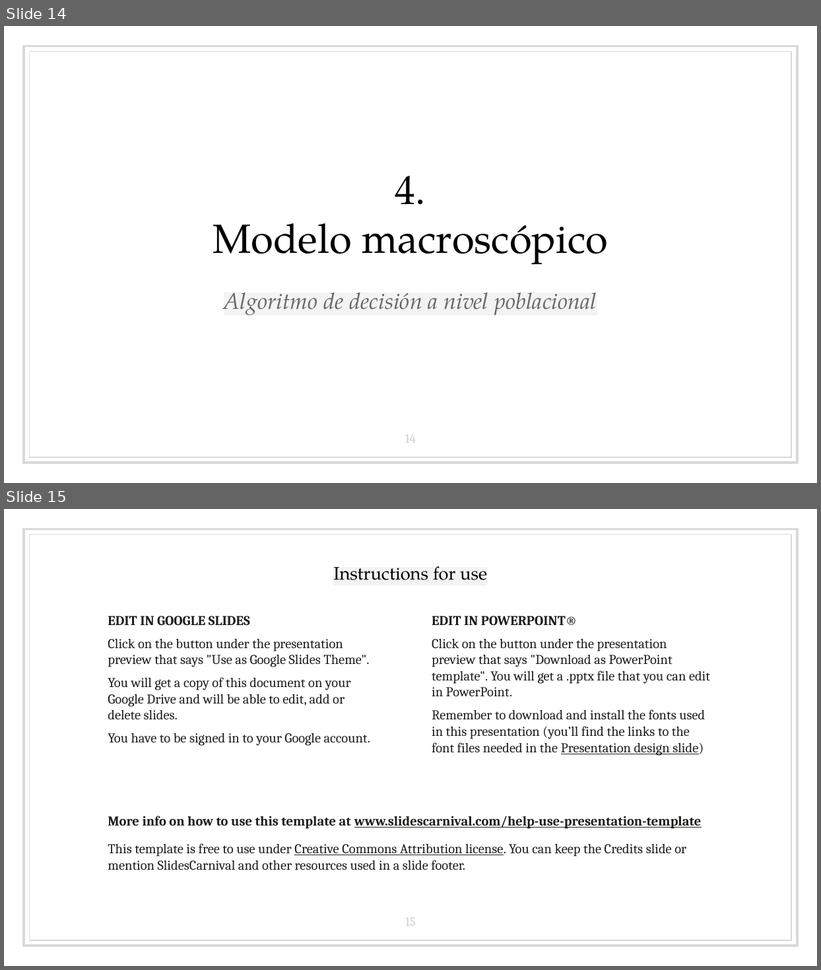
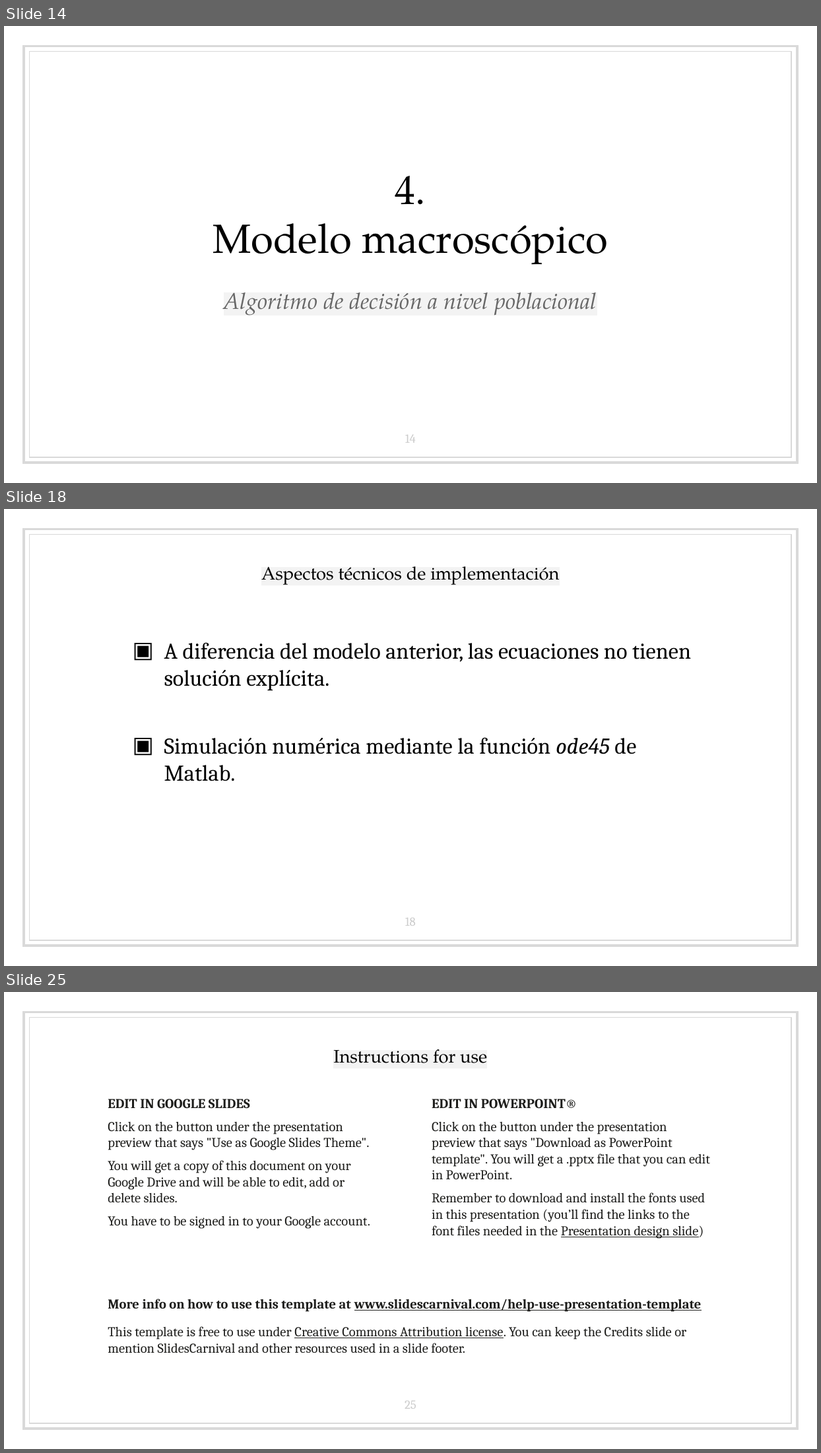
Before and after one commit to bserranoanton/TFG-mates, a slide deck: Defensa/transparenciasDefensa.pptx. Shown one above the other, each under a label of ours: slides 14 and 15 before the commit, slides 14, 18 and 25 after it; the slides between them are not shown. The pictures are 821x970 and 821x1453 pixels, drawn with LibreOffice and Linux fonts; fonts in the diff are those of the drawing. Boxes give left, top, right and bottom in pixels: in the first picture for what was removed or moved away, otherwise in the second. Text is boxed around its words. In the diff, an @@ line names an element or a change of style, - is before the commit and + after.

```diff
--- a/Defensa/transparenciasDefensa.pptx
+++ b/Defensa/transparenciasDefensa.pptx
@@ slide 18 added at (x1=4, y1=509, x2=817, y2=966), background #FFFFFF; not listed: 2 template elements that a slide beside it also shows @@
@@ title added at (x1=261, y1=566, x2=559, y2=585), 16 pt, text #000000 @@
+Aspectos técnicos de implementación
@@ text added at (x1=164, y1=642, x2=691, y2=782), 20 pt, text #000000 @@
+▣ A diferencia del modelo anterior, las ecuaciones no tienen solución explícita.
+▣ Simulación numérica mediante la función ode45 de Matlab.
@@ page number added at (x1=405, y1=918, x2=416, y2=926), 11 pt, text #CCCCCC @@
+18
@@ what was slide 15 is now slide 25 @@
@@ page number at (x1=405, y1=1401, x2=416, y2=1409): text changed @@
-15
+25
```
Also in this commit, not shown: 5 slides changed, 9 other slides added.
